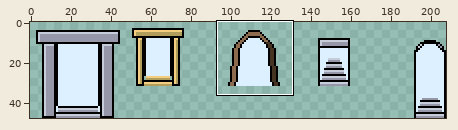
A pixel-art file gets an edit: art/structures/dungeon_doors.aseprite. The first picture is a wide view before the edit; the outline marks the close-up.
Close-up. Old version:
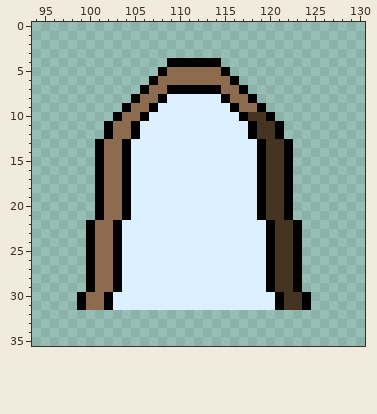
208x48 pixels, 1 frame. Shown: x 94..130, y 0..35.
After the commit:
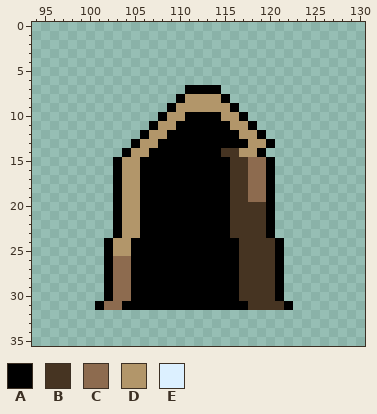
Palette (. is transparent): A #000000  B #463422  C #8d6b4f  D #b2966a  E #dcf0ff
The edit:
@@ x 94..130 @@
  3 .....................................
- 4 ...............AAAAAA................
- 5 ..............ACCCCCCA...............
- 6 .............ACCCCCCCCA..............
- 7 ............ACCAAAAAACCA.............
- 8 ...........ACCAEEEEEEACCA............
- 9 ..........ACCAEEEEEEEEACCA...........
-10 .........ACCAEEEEEEEEEEABBA..........
-11 ........ACCAEEEEEEEEEEEEABBA.........
-12 ........ACCAEEEEEEEEEEEEABBA.........
-13 .......ACCAEEEEEEEEEEEEEEABBA........
-14 .......ACCAEEEEEEEEEEEEEEABBA........
-15 .......ACCAEEEEEEEEEEEEEEABBA........
-16 .......ACCAEEEEEEEEEEEEEEABBA........
-17 .......ACCAEEEEEEEEEEEEEEABBA........
-18 .......ACCAEEEEEEEEEEEEEEABBA........
-19 .......ACCAEEEEEEEEEEEEEEABBA........
-20 .......ACCAEEEEEEEEEEEEEEABBA........
-21 .......ACCAEEEEEEEEEEEEEEABBA........
-22 ......ACCAEEEEEEEEEEEEEEEEABBA.......
-23 ......ACCAEEEEEEEEEEEEEEEEABBA.......
-24 ......ACCAEEEEEEEEEEEEEEEEABBA.......
-25 ......ACCAEEEEEEEEEEEEEEEEABBA.......
-26 ......ACCAEEEEEEEEEEEEEEEEABBA.......
-27 ......ACCAEEEEEEEEEEEEEEEEABBA.......
-28 ......ACCAEEEEEEEEEEEEEEEEABBA.......
-29 ......ACCAEEEEEEEEEEEEEEEEABBA.......
-30 .....ACCAEEEEEEEEEEEEEEEEEEABBA......
-31 .....ACCAEEEEEEEEEEEEEEEEEEABBA......
+ 4 .....................................
+ 5 .....................................
+ 6 .....................................
+ 7 .................AAAA................
+ 8 ................ADDDDA...............
+ 9 ...............ADDDDDDA..............
+10 ..............ADDAAAADDA.............
+11 .............ADDAAAAAADDA............
+12 ............ADDAAAAAAAADDA...........
+13 ...........ADDAAAAAAAAAADDA..........
+14 ..........ADDAAAAAAAABBDDA...........
+15 .........ADDAAAAAAAAAABBCCA..........
+16 .........ADDAAAAAAAAAABBCCA..........
+17 .........ADDAAAAAAAAAABBCCA..........
+18 .........ADDAAAAAAAAAABBCCA..........
+19 .........ADDAAAAAAAAAABBCCA..........
+20 .........ADDAAAAAAAAAABBBBA..........
+21 .........ADDAAAAAAAAAABBBBA..........
+22 .........ADDAAAAAAAAAABBBBA..........
+23 .........ADDAAAAAAAAAABBBBA..........
+24 ........ADDAAAAAAAAAAAABBBBA.........
+25 ........ADDAAAAAAAAAAAABBBBA.........
+26 ........ACCAAAAAAAAAAAABBBBA.........
+27 ........ACCAAAAAAAAAAAABBBBA.........
+28 ........ACCAAAAAAAAAAAABBBBA.........
+29 ........ACCAAAAAAAAAAAABBBBA.........
+30 ........ACCAAAAAAAAAAAABBBBA.........
+31 .......ACCAAAAAAAAAAAAAABBBBA........
 32 .....................................
Pixel boxes of the changes (left, top, right, bottom) in both close-ups:
changed: (77, 58, 311, 310)
